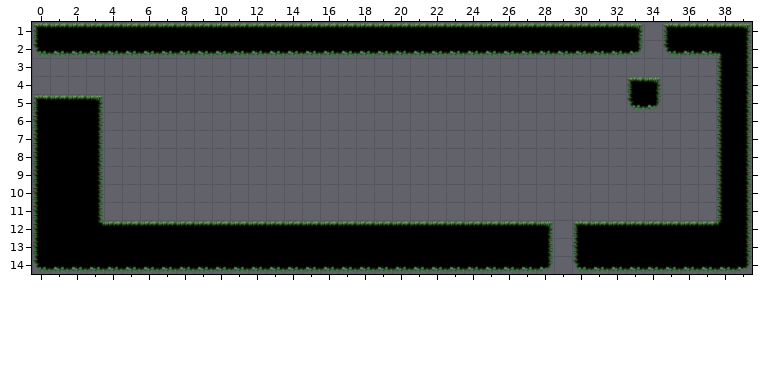
Tiled map -- Assets/Levels/Forest10/Forest10.tmx. That is the earlier state.
Cells are 128x128 px. Shown: x 0..39, y 1..14.
The result:
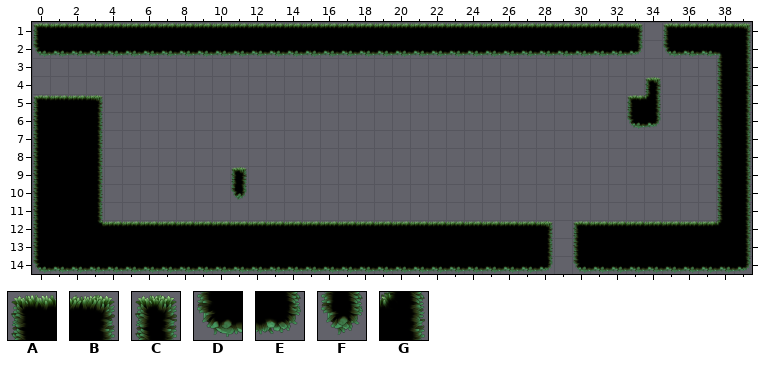
Key: from "MossyTileSet": A 0, B 2, C 3, D 14, E 16, F 17, G 36.
_ is an empty cell, . an unchanged one.
What changed:
--- layer "Camada de Blocos 1"
@@ x 33..34 @@
- 4 AB
- 5 DE
- 6 __
+ 4 _C
+ 5 AG
+ 6 DE
@@ x 11..11 @@
- 9 _
-10 _
+ 9 C
+10 F
